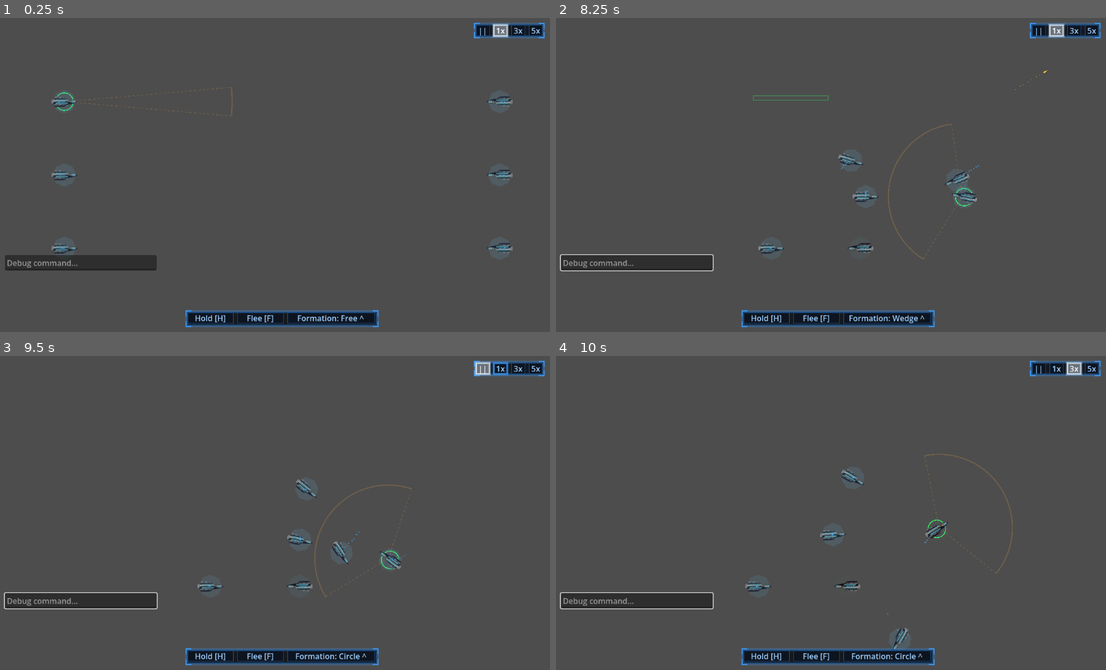
Above: before the commit, frames 1-4 (two rows, left to right).
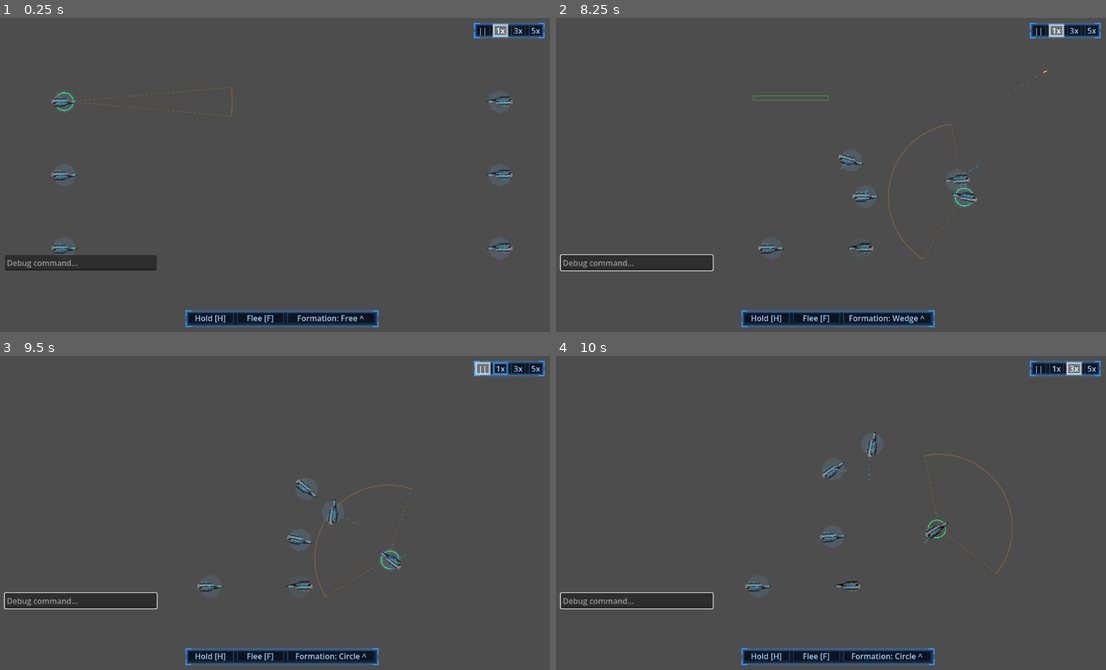
Above: after the commit, the same moments.

Repository: darthlemi/SpaceGame
Game: Godot game, scene res://scenes/combat/combat_scene.tscn
Same seed, same stepped clock (60 frames per second), same inputs: the game is played once before the commit and once after it. This scene is started directly instead of the project's main scene.
Inputs (mouse positions are in pixels of both pictures, inside the frame that each line leads up to):
- Up to frame 1 (0.25 s): no input
- Up to frame 2 (8.25 s): click (638, 262) at 0.52 s; type "12" at 0.6 s; tap Enter at 1.25 s; move the mouse to (963, 159) at 1.27 s; hold D 1.28-2 s; hold 4 (formation_box) 1.28-2 s; click (963, 159) at 1.42 s; tap Space at 1.52, 5.27 s; click "||" at 2 s; drag from (726, 190) to (880, 175) at 2.77 s; move the mouse to (897, 105) at 3.52 s; hold D 3.53-4.25 s; hold 2 (formation_line) 3.53-4.25 s; click (897, 105) at 3.67 s; drag from (809, 237) to (671, 127) at 4.27 s; move the mouse to (1007, 222) at 5.02 s; hold A 5.03-5.75 s; hold 3 (formation_wedge) 5.03-5.75 s; click (1007, 222) at 5.17 s; click "1x" at 5.75 s; drag from (671, 127) to (825, 247) at 6.52 s; move the mouse to (864, 175) at 7.27 s; hold S 7.28-8 s; hold H (order_hold) 7.28-8 s; click (864, 175) at 7.42 s; drag from (754, 96) to (979, 109) at 8.02 s
- Up to frame 3 (9.5 s): move the mouse to (407, 497) at 8.77 s; hold W from 8.78 s (still down); hold 5 (formation_circle) from 8.78 s (still down); click (407, 497) at 8.92 s; tap Space at 9.02 s
- Up to frame 4 (10 s): release W at 9.5 s; release 5 (formation_circle) at 9.5 s; click "3x" at 9.5 s

The runs differ from the first frame. In frame 2, less than 0.1% of the frame differs, in the area x 62-89%, y 17-70%; in frame 3, 0.2%; in frame 4, 0.4%, in the area x 48-65%, y 24-94%.

Commit message:
Add combat edge pan, off-screen ship blips and a larger square arena
- CombatCamera.edge_pan_dir pans when the mouse is in the screen-edge band (ramped, eased)
- OffscreenBlips draws blue (friendly) / red (enemy) edge triangles for off-screen ships
- Arena is 3200x3200; walls and default spawn points moved to match
- Camera and blip placement checks added to test_combat_camera

Co-Authored-By: Claude Sonnet 5.5 <noreply@anthropic.com>

Diff:
--- a/scenes/combat/combat_scene.tscn
+++ b/scenes/combat/combat_scene.tscn
@@ -8,10 +8,10 @@
 [ext_resource type="PackedScene" path="res://scenes/ui/order_bar.tscn" id="6"]
 
 [sub_resource type="RectangleShape2D" id="RectangleShape2D_horizontal"]
-size = Vector2(2320, 50)
+size = Vector2(3216, 50)
 
 [sub_resource type="RectangleShape2D" id="RectangleShape2D_vertical"]
-size = Vector2(50, 1308)
+size = Vector2(50, 3208)
 
 [node name="CombatScene" type="Node2D"]
 script = ExtResource("1")
@@ -42,25 +42,25 @@
 [node name="Bounds" type="Node2D" parent="."]
 
 [node name="TopWall" type="StaticBody2D" parent="Bounds"]
-position = Vector2(1152, 15)
+position = Vector2(1600, 15)
 
 [node name="CollisionShape2D" type="CollisionShape2D" parent="Bounds/TopWall"]
 shape = SubResource("RectangleShape2D_horizontal")
 
 [node name="BottomWall" type="StaticBody2D" parent="Bounds"]
-position = Vector2(1152, 1273)
+position = Vector2(1600, 3185)
 
 [node name="CollisionShape2D" type="CollisionShape2D" parent="Bounds/BottomWall"]
 shape = SubResource("RectangleShape2D_horizontal")
 
 [node name="LeftWall" type="StaticBody2D" parent="Bounds"]
-position = Vector2(15, 648)
+position = Vector2(15, 1600)
 
 [node name="CollisionShape2D" type="CollisionShape2D" parent="Bounds/LeftWall"]
 shape = SubResource("RectangleShape2D_vertical")
 
 [node name="RightWall" type="StaticBody2D" parent="Bounds"]
-position = Vector2(2277, 648)
+position = Vector2(3185, 1600)
 
 [node name="CollisionShape2D" type="CollisionShape2D" parent="Bounds/RightWall"]
 shape = SubResource("RectangleShape2D_vertical")
--- a/scripts/combat/combat_camera.gd
+++ b/scripts/combat/combat_camera.gd
@@ -2,23 +2,28 @@
 extends Camera2D
 
 # Pans and zooms over the combat arena: mouse wheel zooms about the cursor, WASD/arrows
-# pan, middle-drag grabs the view. Runs while paused and uses wall-clock time, so the
+# pan, middle-drag grabs the view, and the mouse at a screen edge pans that way. Runs while paused and uses wall-clock time, so the
 # player can look around a paused or slowed fight.
 
 const PAN_SPEED := 900.0  # screen px per second, so panning feels the same at any zoom
 const ZOOM_STEP := 1.15
 const MAX_ZOOM := 1.5
 const START_ZOOM := 0.75
+const MIN_ZOOM_SLACK := 1.25  # min zoom shows 1/1.25 of the arena's tighter axis, so there is always room to pan
+const EDGE_MARGIN := 48.0  # screen px band along each edge that pans the view
+const EDGE_PAN_SPEED := 600.0  # screen px per second at the very edge; ramps up from 0 at the band's inner side
+const PAN_SMOOTHING := 8.0  # higher = snappier velocity changes
 
-@export var arena_size := Vector2(2304, 1296)
+@export var arena_size := Vector2(3200, 3200)
 
 var _dragging := false
 var _last_usec := 0
+var _velocity := Vector2.ZERO  # screen px per second, eased toward the wanted pan
 
 func _ready() -> void:
 	process_mode = Node.PROCESS_MODE_ALWAYS
 	_last_usec = Time.get_ticks_usec()
-	zoom = Vector2.ONE * clampf(START_ZOOM, fit_zoom(_view_size(), arena_size), MAX_ZOOM)
+	zoom = Vector2.ONE * clampf(START_ZOOM, min_zoom(_view_size(), arena_size), MAX_ZOOM)
 	position = clamp_center(position, _view_size(), zoom.x, arena_size)
 
 # Centre the view on a world point (clamped to the arena).
@@ -36,9 +41,15 @@
 			- float(Input.is_physical_key_pressed(KEY_A) or Input.is_key_pressed(KEY_LEFT)),
 		float(Input.is_physical_key_pressed(KEY_S) or Input.is_key_pressed(KEY_DOWN))
 			- float(Input.is_physical_key_pressed(KEY_W) or Input.is_key_pressed(KEY_UP)))
+	var wanted := Vector2.ZERO
 	if dir != Vector2.ZERO:
-		position = clamp_center(position + dir.normalized() * PAN_SPEED * dt / zoom.x,
-			_view_size(), zoom.x, arena_size)
+		wanted = dir.normalized() * PAN_SPEED
+	if not _dragging and DisplayServer.window_is_focused():
+		wanted += edge_pan_dir(get_viewport().get_mouse_position(), _view_size(), EDGE_MARGIN) * EDGE_PAN_SPEED
+	# Frame-rate independent easing so starting and stopping a pan isn't abrupt.
+	_velocity = _velocity.lerp(wanted, 1.0 - exp(-PAN_SMOOTHING * dt))
+	if _velocity.length_squared() > 1.0:
+		position = clamp_center(position + _velocity * dt / zoom.x, _view_size(), zoom.x, arena_size)
 
 func _unhandled_input(event: InputEvent) -> void:
 	if event is InputEventMouseButton:
@@ -54,13 +65,33 @@
 
 func _zoom_at(cursor: Vector2, wanted: float) -> void:
 	var view := _view_size()
-	var new_zoom := clampf(wanted, fit_zoom(view, arena_size), MAX_ZOOM)
+	var new_zoom := clampf(wanted, min_zoom(view, arena_size), MAX_ZOOM)
 	var centre := zoom_about(position, view, cursor, zoom.x, new_zoom)
 	zoom = Vector2.ONE * new_zoom
 	position = clamp_center(centre, view, new_zoom, arena_size)
 
 func _view_size() -> Vector2:
 	return get_viewport_rect().size
+
+# Pan vector for a cursor inside the edge band: each axis ramps from 0 at the band's inner
+# side to +-1 at the screen edge. Zero when mid-screen or outside the window.
+static func edge_pan_dir(cursor: Vector2, view: Vector2, margin: float) -> Vector2:
+	if not Rect2(Vector2.ZERO, view).has_point(cursor):
+		return Vector2.ZERO
+	return Vector2(_edge_axis(cursor.x, view.x, margin), _edge_axis(cursor.y, view.y, margin))
+
+static func _edge_axis(pos: float, extent: float, margin: float) -> float:
+	if pos < margin:
+		return -(1.0 - pos / margin)
+	if pos > extent - margin:
+		return 1.0 - (extent - pos) / margin
+	return 0.0
+
+# Lowest zoom the player may reach: a little tighter than fit_zoom so even fully zoomed out
+# the view is smaller than the arena on both axes and can still pan. Capped at MAX_ZOOM so
+# a huge display can't invert the range.
+static func min_zoom(view: Vector2, arena: Vector2) -> float:
+	return minf(fit_zoom(view, arena) * MIN_ZOOM_SLACK, MAX_ZOOM)
 
 # Smallest zoom that still shows nothing outside the arena.
 static func fit_zoom(view: Vector2, arena: Vector2) -> float:
--- a/scripts/combat/combat_scene.gd
+++ b/scripts/combat/combat_scene.gd
@@ -4,8 +4,8 @@
 const PLAYER_GROUP := &"player_fleet"
 const ENEMY_GROUP := &"enemy_fleet"
 
-@export var player_spawn_points: Array[Vector2] = [Vector2(400, 400), Vector2(400, 600), Vector2(400, 800)]
-@export var enemy_spawn_points: Array[Vector2] = [Vector2(1600, 400), Vector2(1600, 600), Vector2(1600, 800)]
+@export var player_spawn_points: Array[Vector2] = [Vector2(1000, 1400), Vector2(1000, 1600), Vector2(1000, 1800)]
+@export var enemy_spawn_points: Array[Vector2] = [Vector2(2200, 1400), Vector2(2200, 1600), Vector2(2200, 1800)]
 
 @onready var fleet_commander: FleetCommander = $FleetCommander
 @onready var combat_camera: CombatCamera = $CombatCamera
@@ -37,6 +37,11 @@
 		player_ships = _spawn_fleet(player_spawn_points, PLAYER_GROUP, ENEMY_GROUP, 0.0)
 		enemy_ships = _spawn_fleet(enemy_spawn_points, ENEMY_GROUP, PLAYER_GROUP, PI)
 	combat_camera.focus(_spawn_centre())
+	var blips := OffscreenBlips.new()
+	blips.camera = combat_camera
+	blips.friendly_group = PLAYER_GROUP
+	blips.enemy_group = ENEMY_GROUP
+	$UILayer.add_child(blips)
 
 	# Ships are instantiated dynamically here rather than as static scene children, so
 	# their own _ready() (which resolves @onready hull/shield/engine) hasn't run yet at
--- /dev/null
+++ b/scripts/combat/offscreen_blips.gd
@@ -0,0 +1,55 @@
+class_name OffscreenBlips
+extends Control
+
+# Edge-of-screen markers for ships outside the camera view: small triangles pointing
+# toward each off-screen ship, blue for the player's fleet and red for the enemy.
+
+const BLIP_SIZE := 9.0
+const EDGE_INSET := 14.0
+const FRIENDLY_COLOR := Color(0.35, 0.6, 1.0, 0.9)
+const ENEMY_COLOR := Color(1.0, 0.3, 0.3, 0.9)
+
+var camera: Camera2D = null
+var friendly_group: StringName = &""
+var enemy_group: StringName = &""
+
+func _ready() -> void:
+	set_anchors_and_offsets_preset(Control.PRESET_FULL_RECT)
+	mouse_filter = Control.MOUSE_FILTER_IGNORE
+	process_mode = Node.PROCESS_MODE_ALWAYS  # keep updating while the fight is paused
+
+func _process(_delta: float) -> void:
+	queue_redraw()
+
+func _draw() -> void:
+	if camera == null:
+		return
+	_draw_group(enemy_group, ENEMY_COLOR)
+	_draw_group(friendly_group, FRIENDLY_COLOR)
+
+func _draw_group(group: StringName, color: Color) -> void:
+	var view := get_viewport_rect().size
+	for member in get_tree().get_nodes_in_group(group):
+		if not is_instance_valid(member) or member.is_queued_for_deletion() or member.has_fled:
+			continue
+		var blip := edge_blip(member.global_position, camera.position, view, camera.zoom.x, EDGE_INSET)
+		if blip.is_empty():
+			continue
+		var forward := Vector2.RIGHT.rotated(blip["angle"])
+		var side := forward.orthogonal()
+		var tip: Vector2 = blip["pos"] + forward * BLIP_SIZE
+		var base: Vector2 = blip["pos"] - forward * BLIP_SIZE * 0.6
+		draw_colored_polygon(PackedVector2Array([tip, base + side * BLIP_SIZE * 0.7,
+			base - side * BLIP_SIZE * 0.7]), color)
+
+# Where a world point's blip sits on the screen edge, or {} when the point is on screen.
+# "pos" is the screen position inset from the edge; "angle" points from the view centre to
+# the ship.
+static func edge_blip(world: Vector2, centre: Vector2, view: Vector2, zoom_level: float, inset: float) -> Dictionary:
+	var offset := (world - centre) * zoom_level
+	var half := view / 2.0
+	if absf(offset.x) <= half.x and absf(offset.y) <= half.y:
+		return {}
+	var limit := half - Vector2.ONE * inset
+	var scale := minf(limit.x / maxf(absf(offset.x), 0.001), limit.y / maxf(absf(offset.y), 0.001))
+	return {"pos": half + offset * scale, "angle": offset.angle()}
--- a/tests/test_combat_camera.gd
+++ b/tests/test_combat_camera.gd
@@ -7,7 +7,10 @@
 	var failures: Array[String] = []
 	_check_fit_zoom(failures)
 	_check_clamp_center(failures)
+	_check_min_zoom(failures)
 	_check_zoom_about(failures)
+	_check_edge_pan_dir(failures)
+	_check_edge_blip(failures)
 	return failures
 
 static func _check_fit_zoom(failures: Array[String]) -> void:
@@ -43,3 +46,39 @@
 	var centred := CombatCamera.zoom_about(centre, VIEW, VIEW / 2.0, old_zoom, new_zoom)
 	if not centred.is_equal_approx(centre):
 		failures.append("zoom_about: expected zooming at the screen centre to keep the centre, got %s" % centred)
+
+static func _check_edge_pan_dir(failures: Array[String]) -> void:
+	var cases := {
+		Vector2(576, 324): Vector2.ZERO,
+		Vector2(0, 324): Vector2(-1, 0),
+		Vector2(1151, 324): Vector2(47.0 / 48.0, 0),
+		Vector2(24, 324): Vector2(-0.5, 0),
+		Vector2(0, 647): Vector2(-1, 47.0 / 48.0),
+		Vector2(-5, 324): Vector2.ZERO,  # cursor left the window
+	}
+	for cursor in cases:
+		var got := CombatCamera.edge_pan_dir(cursor, VIEW, 48.0)
+		if not got.is_equal_approx(cases[cursor]):
+			failures.append("edge_pan_dir: expected %s at %s, got %s" % [cases[cursor], cursor, got])
+
+static func _check_edge_blip(failures: Array[String]) -> void:
+	var centre := Vector2(1000, 600)
+	if not OffscreenBlips.edge_blip(Vector2(1100, 650), centre, VIEW, 1.0, 14.0).is_empty():
+		failures.append("edge_blip: expected no blip for an on-screen ship")
+	var right := OffscreenBlips.edge_blip(Vector2(5000, 600), centre, VIEW, 1.0, 14.0)
+	if right.is_empty() or not (right["pos"] as Vector2).is_equal_approx(Vector2(1138, 324)):
+		failures.append("edge_blip: expected (1138, 324) for a ship far right, got %s" % [right])
+	var corner := OffscreenBlips.edge_blip(Vector2(-4000, -4000), centre, VIEW, 1.0, 14.0)
+	var pos: Vector2 = corner["pos"]
+	if pos.x < 14.0 or pos.y < 14.0 or pos.x > VIEW.x - 14.0 or pos.y > VIEW.y - 14.0:
+		failures.append("edge_blip: expected the corner blip inside the inset view, got %s" % pos)
+
+static func _check_min_zoom(failures: Array[String]) -> void:
+	# Fullscreen 16:9 on the square arena: at min zoom the view must still be narrower than the arena.
+	var big_view := Vector2(2560, 1440)
+	var square := Vector2(3200, 3200)
+	var z := CombatCamera.min_zoom(big_view, square)
+	if big_view.x / z >= square.x or big_view.y / z >= square.y:
+		failures.append("min_zoom: expected the view to fit inside the arena on both axes, zoom %s" % z)
+	if CombatCamera.min_zoom(Vector2(9000, 9000), square) > CombatCamera.MAX_ZOOM:
+		failures.append("min_zoom: expected a cap at MAX_ZOOM")
Not shown, added: scripts/combat/offscreen_blips.gd.uid
